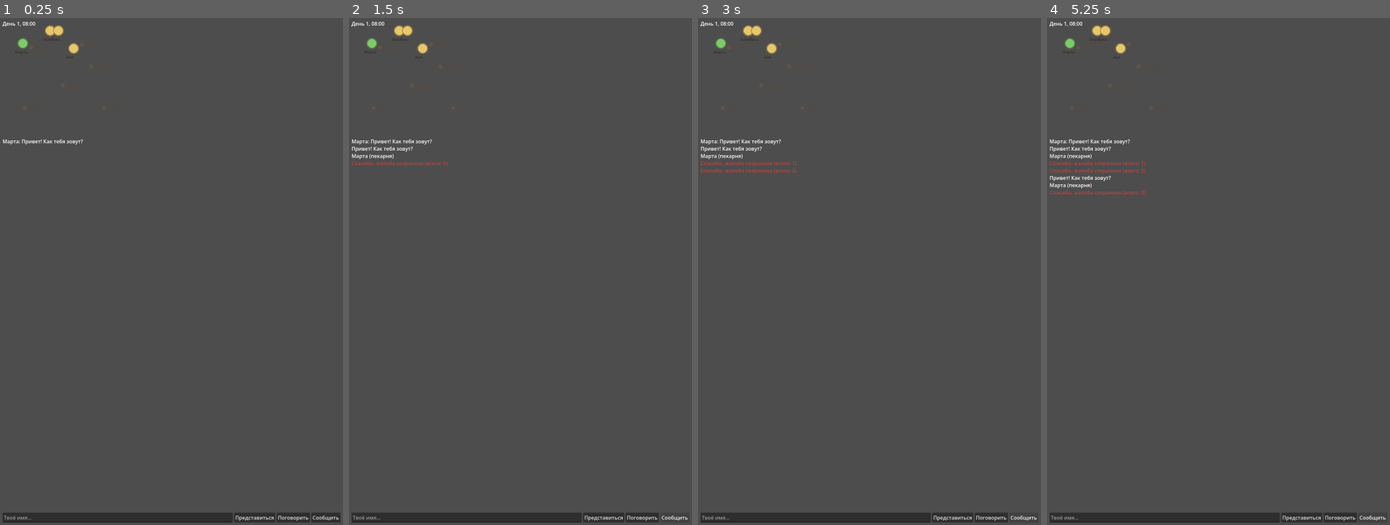
Above: before the commit, frames 1-4 (left to right).
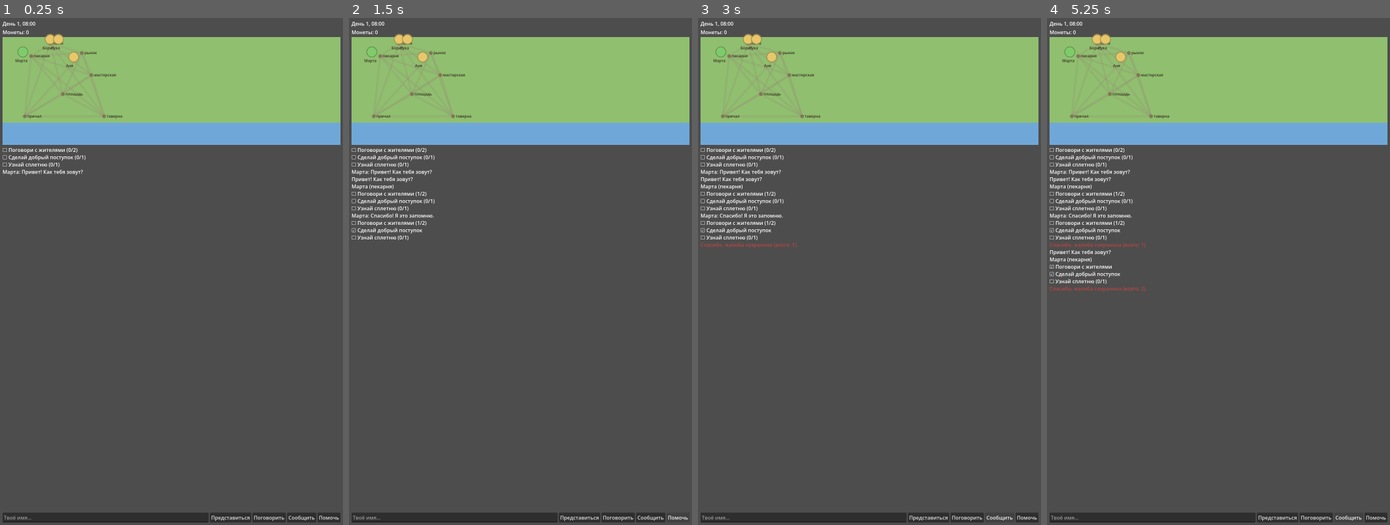
Above: after the commit, the same moments.

Repository: maxxxxx55555/cozy-town-ai
Game: Godot game, scene res://scenes/main.tscn
Two runs of this game, one before a commit and one after it. Both use one fixed random seed, a clock stepped at 60 frames per second and the inputs below.
Inputs (mouse positions are in pixels of both pictures, inside the frame that each line leads up to):
- Up to frame 1 (0.25 s): no input
- Up to frame 2 (1.5 s): click "Поговорить" at 0.5 s; click (678, 519) at 1.25 s, where only the run after the commit has a clickable "Помочь"
- Up to frame 3 (3 s): click "Представиться" at 2 s; click "Сообщить" at 2.75 s
- Up to frame 4 (5.25 s): click "Представиться" at 3.5 s; click "Поговорить" at 4.25 s; click "Сообщить" at 5 s

The runs differ from the first frame. In frame 1, 22% of the frame differs, in the area x 0-100%, y 1-100%; in frame 2, 23%; in frame 3, 23%; in frame 4, 23%.

Commit message:
wave7: daily goals (coins), help action, save hardening (caps/clamps/version), schedule overlaps for gossip, map polish, red-team+perf tests (70 unit + 12 integration green)

Diff:
--- /dev/null
+++ b/scripts/daily_ritual.gd
@@ -0,0 +1,60 @@
+class_name DailyRitual
+extends RefCounted
+## Дневные цели — петля удержания. Сброс в начале нового дня.
+
+const GOALS := [
+	{"id": "talk", "text": "Поговори с жителями", "target": 2},
+	{"id": "kind", "text": "Сделай добрый поступок", "target": 1},
+	{"id": "gossip", "text": "Узнай сплетню", "target": 1},
+]
+const REWARD := 25
+
+var day := 0
+var progress := {}
+var claimed := false
+
+func reset_for_day(d: int) -> bool:
+	if day == d and not progress.is_empty():
+		return false
+	day = d
+	progress.clear()
+	claimed = false
+	for g in GOALS:
+		progress[g["id"]] = 0
+	return true
+
+func record(event_id: String) -> void:
+	if progress.has(event_id):
+		progress[event_id] = int(progress[event_id]) + 1
+
+func status() -> Array:
+	var out: Array = []
+	for g in GOALS:
+		var cur := int(progress.get(g["id"], 0))
+		out.append({"id": g["id"], "text": g["text"], "current": mini(cur, int(g["target"])),
+			"target": g["target"], "done": cur >= int(g["target"])})
+	return out
+
+func all_done() -> bool:
+	for s in status():
+		if not s["done"]:
+			return false
+	return true
+
+func claim() -> int:
+	if claimed or not all_done():
+		return 0
+	claimed = true
+	return REWARD
+
+func to_dict() -> Dictionary:
+	return {"day": day, "progress": progress.duplicate(), "claimed": claimed}
+
+func from_dict(d: Dictionary) -> void:
+	day = d.get("day", 0)
+	claimed = d.get("claimed", false)
+	progress.clear()
+	for g in GOALS: # только известные id, только неотрицательные значения
+		var v = d.get("progress", {}).get(g["id"], 0)
+		if typeof(v) == TYPE_INT or typeof(v) == TYPE_FLOAT:
+			progress[g["id"]] = maxi(int(v), 0)
--- a/scripts/game.gd
+++ b/scripts/game.gd
@@ -8,6 +8,7 @@
 var npcs: Array[NPC] = []
 var clock := GameClock.new()
 var inventory := Inventory.new()
+var ritual := DailyRitual.new()
 var player_name := ""
 var coins := 0
 var session_time := 0.0
@@ -16,6 +17,8 @@
 
 var log_label: RichTextLabel
 var town_map: TownMap
+var coins_label: Label
+var help_button: Button
 var time_label: Label
 var name_input: LineEdit
 var name_button: Button
@@ -27,6 +30,9 @@
 	_spawn_town()
 	town_map.npcs = npcs
 	_load()
+	if ritual.reset_for_day(clock.day):
+		_log_ritual()
+	_update_coins()
 	_intro()
 
 func _process(delta: float) -> void:
@@ -38,6 +44,9 @@
 	town_map.queue_redraw()
 	for npc in npcs:
 		npc.tick(clock.hour())
+	if ritual.reset_for_day(clock.day):
+		_log("[b]День %d. Цели обновлены.[/b]" % clock.day)
+		_log_ritual()
 	if not recall_shown and session_time >= RECALL_DELAY_SEC:
 		_show_recall()
 	if autosave_time >= AUTOSAVE_SEC:
@@ -55,6 +64,9 @@
 	time_label = Label.new()
 	time_label.name = "TimeLabel"
 	vb.add_child(time_label)
+	coins_label = Label.new()
+	coins_label.name = "CoinsLabel"
+	vb.add_child(coins_label)
 	town_map = TownMap.new()
 	town_map.name = "TownMap"
 	town_map.custom_minimum_size = Vector2(0, 340)
@@ -86,12 +98,18 @@
 	report_button.text = "Сообщить"
 	report_button.pressed.connect(_on_report)
 	hb.add_child(report_button)
+	help_button = Button.new()
+	help_button.name = "HelpButton"
+	help_button.text = "Помочь"
+	help_button.pressed.connect(_on_help)
+	hb.add_child(help_button)
 
 func _spawn_town() -> void:
 	var marta := NPC.new()
 	marta.identity.npc_name = "Марта"
 	marta.identity.traits = PackedStringArray(["добрая", "болтливая"])
 	marta.schedule.add_slot(8, "пекарня", "печёт хлеб")
+	marta.schedule.add_slot(13, "рынок", "покупает цветы")
 	marta.schedule.add_slot(18, "площадь", "гуляет")
 	add_child(marta)
 	npcs.append(marta)
@@ -140,12 +158,39 @@
 	var spot := npc.schedule.place_at(clock.hour())
 	_log(DialogueComposer.compose(npc, clock.day, clock.hour()))
 	_log("%s (%s)" % [npc.identity.npc_name, spot["place"]])
+	ritual.record("talk")
 	var others := _others_at(npc, spot["place"])
 	if others.size() > 0:
 		var other: NPC = others[0]
 		if npc.identity.relationships.get(other.identity.npc_name, 0.0) > 0.5:
 			_log("%s дружелюбно встречает %s." % [npc.identity.npc_name, other.identity.npc_name])
 		_log(npc.gossip_with(other, clock.day))
+		ritual.record("gossip")
+	_after_event()
+
+func _on_help() -> void:
+	if npcs.is_empty():
+		return
+	var npc := _npc_at_hour(clock.hour())
+	_log("%s: %s" % [npc.identity.npc_name, npc.react_to_action("помог по хозяйству", 5, clock.day)])
+	ritual.record("kind")
+	_after_event()
+
+func _after_event() -> void:
+	_log_ritual()
+	var reward := ritual.claim()
+	if reward > 0:
+		coins += reward
+		_log("[b]Цели дня выполнены! +%d монет[/b]" % reward)
+		_save()
+	_update_coins()
+
+func _log_ritual() -> void:
+	for s in ritual.status():
+		_log(("☑ %s" % s["text"]) if s["done"] else ("☐ %s (%d/%d)" % [s["text"], s["current"], s["target"]]))
+
+func _update_coins() -> void:
+	coins_label.text = "Монеты: %d" % coins
 
 func _others_at(npc: NPC, place: String) -> Array[NPC]:
 	var out: Array[NPC] = []
@@ -182,6 +227,7 @@
 	SaveGame.save_state({
 		"player_name": player_name, "coins": coins,
 		"clock": clock.to_dict(), "inventory": inventory.to_dict(),
+		"ritual": ritual.to_dict(),
 		"unlocks": [], "npcs": arr,
 	})
 
@@ -193,6 +239,7 @@
 	coins = int(state.get("coins", 0))
 	clock.from_dict(state.get("clock", {}))
 	inventory.from_dict(state.get("inventory", {}))
+	ritual.from_dict(state.get("ritual", {}))
 	var saved: Array = state.get("npcs", [])
 	for i in mini(saved.size(), npcs.size()):
 		npcs[i].from_dict(saved[i])
--- a/scripts/npc.gd
+++ b/scripts/npc.gd
@@ -70,8 +70,14 @@
 	}
 
 func from_dict(d: Dictionary) -> void:
-	identity.npc_name = d.get("npc_name", "")
-	identity.trust = d.get("trust", 0.0)
-	identity.mood = d.get("mood", "neutral")
-	identity.relationships = d.get("relationships", {}).duplicate()
+	identity.npc_name = str(d.get("npc_name", "")).left(SaveGame.MAX_NAME)
+	identity.trust = clampf(float(d.get("trust", 0.0)), -1.0, 1.0)
+	var moods := ["neutral", "happy", "angry", "sleepy"]
+	var m := str(d.get("mood", "neutral"))
+	identity.mood = m if m in moods else "neutral"
+	identity.relationships.clear()
+	for k in d.get("relationships", {}).keys():
+		var v = d["relationships"][k]
+		if typeof(v) == TYPE_INT or typeof(v) == TYPE_FLOAT:
+			identity.relationships[str(k).left(SaveGame.MAX_NAME)] = clampf(float(v), -1.0, 1.0)
 	memory.from_dict(d.get("memory", {}))
--- a/scripts/save_game.gd
+++ b/scripts/save_game.gd
@@ -1,12 +1,15 @@
 class_name SaveGame
 extends RefCounted
-## Сейвы: JSON + SHA-256 checksum. Tampered-сейв отклоняется.
+## Сейвы: JSON + SHA-256 checksum. Tampered-сейв отклоняется, значения санируются.
 
 const SAVE_PATH := "user://save.json"
+const VERSION := 1
+const MAX_COINS := 999999
+const MAX_NAME := 24
 
 static func save_state(state: Dictionary) -> bool:
 	var data_json := JSON.stringify(state)
-	var payload := {"data": data_json, "checksum": _checksum(data_json)}
+	var payload := {"data": data_json, "checksum": _checksum(data_json), "version": VERSION}
 	var f := FileAccess.open(SAVE_PATH, FileAccess.WRITE)
 	if f == null:
 		return false
@@ -37,6 +40,16 @@
 		var t := typeof(data["coins"])
 		if (t != TYPE_INT and t != TYPE_FLOAT) or float(data["coins"]) < 0.0:
 			data["coins"] = 0
+		data["coins"] = mini(int(data["coins"]), MAX_COINS)
+	if data.has("player_name"):
+		var n := str(data["player_name"]).strip_edges()
+		n = n.replace("\n", "").replace("\r", "").replace("\t", "")
+		data["player_name"] = n.left(MAX_NAME)
+	if data.has("clock"):
+		var c: Dictionary = data["clock"]
+		c["day"] = clampi(int(c.get("day", 1)), 1, 9999)
+		c["total_minutes"] = clampi(int(c.get("total_minutes", 8 * 60)), 0, 24 * 60 * 365)
+		data["clock"] = c
 	if data.has("unlocks"):
 		var clean: Array = []
 		if typeof(data["unlocks"]) == TYPE_ARRAY and allowed_unlocks.size() > 0:
--- a/scripts/town_map.gd
+++ b/scripts/town_map.gd
@@ -25,9 +25,15 @@
 
 func _draw() -> void:
 	var font := ThemeDB.fallback_font
+	draw_rect(Rect2(Vector2.ZERO, size), Color("#8fbf6f")) # трава
+	draw_rect(Rect2(Vector2(0, size.y - 70), Vector2(size.x, 70)), Color("#6fa8d8")) # река
+	for a in PLACES.keys():
+		for b in PLACES.keys():
+			if a < b:
+				draw_line(PLACES[a], PLACES[b], Color(0.6, 0.55, 0.45, 0.25), 6.0)
 	for place in PLACES.keys():
 		draw_circle(PLACES[place], 6.0, Color(0.45, 0.35, 0.25, 0.6))
-		draw_string(font, PLACES[place] + Vector2(8, 4), place, HORIZONTAL_ALIGNMENT_LEFT, -1, 12, Color("#5a4a3a"))
+		draw_string(font, PLACES[place] + Vector2(8, 4), place, HORIZONTAL_ALIGNMENT_LEFT, -1, 12, Color("#3a2f24"))
 	for npc in npcs:
 		var p := pos_for(npc, hour)
 		var col: Color = MOOD_COLORS.get(npc.identity.mood, MOOD_COLORS["neutral"])
--- a/tests/test_all.gd
+++ b/tests/test_all.gd
@@ -208,6 +208,71 @@
 	check(LLMDialogue.filter_output("y".repeat(500)).length() == LLMDialogue.MAX_OUTPUT, "llm output capped")
 	check(not "\n\n" in LLMDialogue.filter_output("a\n\n\nb"), "llm output collapses newlines")
 
+	# --- DailyRitual (wave 7) ---
+	var dr := DailyRitual.new()
+	check(dr.reset_for_day(1), "ritual inits for day 1")
+	check(not dr.reset_for_day(1), "ritual no reset same day")
+	check(dr.status().size() == 3, "ritual has 3 goals")
+	dr.record("talk")
+	dr.record("talk")
+	dr.record("kind")
+	dr.record("gossip")
+	check(dr.all_done(), "ritual all done")
+	check(dr.claim() == DailyRitual.REWARD, "ritual reward granted")
+	check(dr.claim() == 0, "ritual reward only once")
+	var dr2 := DailyRitual.new()
+	dr2.from_dict({"day": 1, "progress": {"talk": 5, "hack": 99, "kind": -3}, "claimed": false})
+	check(dr2.status().size() == 3 and dr2.claim() == 0, "ritual ignores unknown/negative progress")
+	dr2.reset_for_day(2)
+	check(not dr2.all_done(), "ritual resets next day")
+	var dr3 := DailyRitual.new()
+	dr3.from_dict(dr.to_dict())
+	check(dr3.day == 1 and dr3.claimed, "ritual serialize roundtrip")
+
+	# --- Save hardening / red team (wave 7) ---
+	var hacked2 := {"coins": 10 ** 9, "player_name": "x".repeat(50) + "\n", "clock": {"day": -3, "total_minutes": -99}}
+	var clean2 := SaveGame.sanitize(hacked2)
+	check(clean2["coins"] == SaveGame.MAX_COINS, "coins capped at max")
+	check((clean2["player_name"] as String).length() == SaveGame.MAX_NAME and "\n" not in clean2["player_name"], "player_name sanitized/capped")
+	check(clean2["clock"]["day"] == 1 and clean2["clock"]["total_minutes"] == 0, "clock clamped")
+	var evil_npc := NPC.new()
+	evil_npc.from_dict({"npc_name": "z".repeat(40), "trust": 99.0, "mood": "hacked", "relationships": {"X": 42.0}})
+	check(evil_npc.identity.trust == 1.0, "trust clamped on load")
+	check(evil_npc.identity.mood == "neutral", "unknown mood rejected")
+	check(evil_npc.identity.relationships["X"] == 1.0, "relationship clamped on load")
+
+	# --- Perf proxy: 200 NPC update loop < 50ms (headless proxy for 30+ FPS) ---
+	var crowd: Array = []
+	for i in range(200):
+		var c := NPC.new()
+		c.identity.npc_name = "NPC%d" % i
+		c.schedule.add_slot(8, "площадь", "гуляет")
+		c.memory.add_event("e%d" % i, 5, 1, i % 2 == 0)
+		crowd.append(c)
+	var tmap := TownMap.new()
+	tmap.npcs = crowd
+	var tp0 := Time.get_ticks_usec()
+	for frame in range(10):
+		for c in crowd:
+			c.tick(8)
+		for c in crowd:
+			tmap.pos_for(c, 8)
+	var tp_ms := (Time.get_ticks_usec() - tp0) / 10000.0
+	check(tp_ms < 50.0, "perf: 200 npc × 10 frames update+map < 50ms (%.1f ms)" % tp_ms)
+	tmap.free()
+
+	# --- Schedule overlaps for gossip (wave 7) ---
+	var so_a := NPC.new()
+	so_a.schedule.add_slot(8, "пекарня", "печёт хлеб")
+	so_a.schedule.add_slot(13, "рынок", "покупает цветы")
+	so_a.schedule.add_slot(18, "площадь", "гуляет")
+	var so_b := NPC.new()
+	so_b.schedule.add_slot(7, "рынок", "торгует цветами")
+	so_b.schedule.add_slot(20, "площадь", "танцует")
+	check(so_a.schedule.place_at(14)["place"] == so_b.schedule.place_at(14)["place"], "npcs overlap at market 14:00")
+	check(so_a.schedule.place_at(21)["place"] == so_b.schedule.place_at(21)["place"], "npcs overlap at square 21:00")
+	check(so_a.schedule.place_at(9)["place"] != so_b.schedule.place_at(9)["place"], "npcs separate in morning")
+
 	if failures == 0:
 		print("ALL TESTS PASSED")
 	else:
--- a/tests/test_integration.gd
+++ b/tests/test_integration.gd
@@ -45,12 +45,22 @@
 	await process_frame
 	check((game.find_child("LogLabel", true, false) as RichTextLabel).get_parsed_text().contains("вспоминает"), "recall hook at 5:00")
 
+	# Дневные цели: 2 разговора + помощь + сплетня (рынок, 14:00)
+	game.clock.total_minutes = 14 * 60
+	game.find_child("TalkButton", true, false).emit_signal("pressed")
+	game.find_child("TalkButton", true, false).emit_signal("pressed")
+	game.find_child("HelpButton", true, false).emit_signal("pressed")
+	check(game.ritual.all_done(), "daily goals completed via UI")
+	check(game.coins == DailyRitual.REWARD, "daily goals reward granted once")
+
 	# Новая «сессия»: сейв → воспоминание
 	game._save()
 	var game2 = scene.instantiate()
 	root.add_child(game2)
 	await process_frame
 	check(game2.player_name == "Макс", "new session restores name")
+	check(game2.coins == DailyRitual.REWARD, "new session restores coins")
+	check((game2.find_child("CoinsLabel", true, false) as Label).text.contains("25"), "coins label shows balance")
 	var l3 := (game2.find_child("LogLabel", true, false) as RichTextLabel).get_parsed_text()
 	check(l3.contains("Я помню") or l3.contains("Помню"), "new session npc recalls past action")
 
Binary file changed: assets/store/real_1_intro.png
Not shown, added: assets/store/real_1_intro.png.import
Binary file changed: assets/store/real_2_first_name.png
Not shown, added: assets/store/real_2_first_name.png.import
Binary file changed: assets/store/real_3_memory.png
Not shown, added: assets/store/real_3_memory.png.import
Binary file changed: assets/store/real_4_recall.png
Not shown, added: assets/store/real_4_recall.png.import
Binary file changed: assets/store/real_5_gossip.png
Not shown, added: assets/store/real_5_gossip.png.import
Binary file changed: assets/store/real_6_evening.png
Not shown, added: assets/store/real_6_evening.png.import
(and 2 more such lines)
